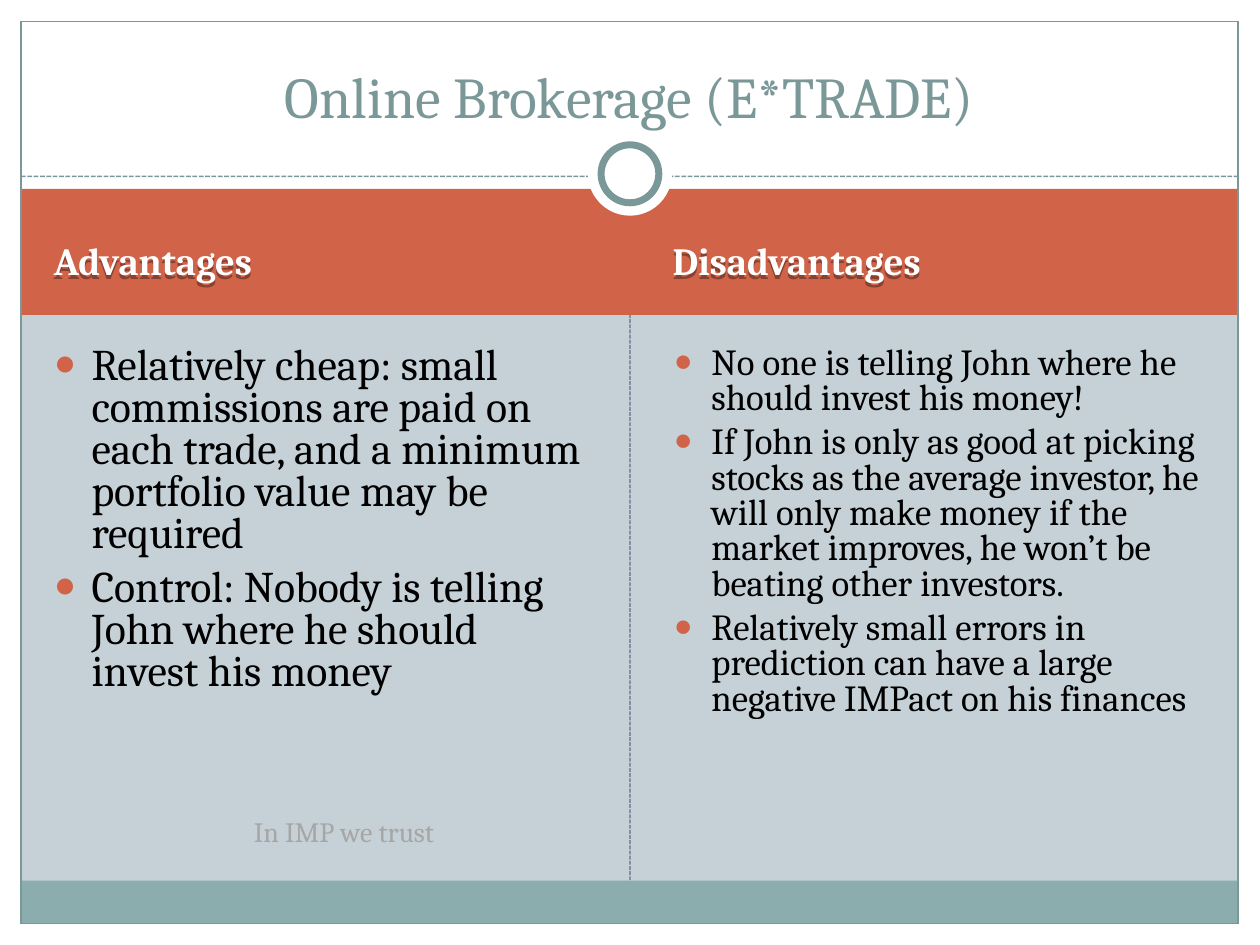
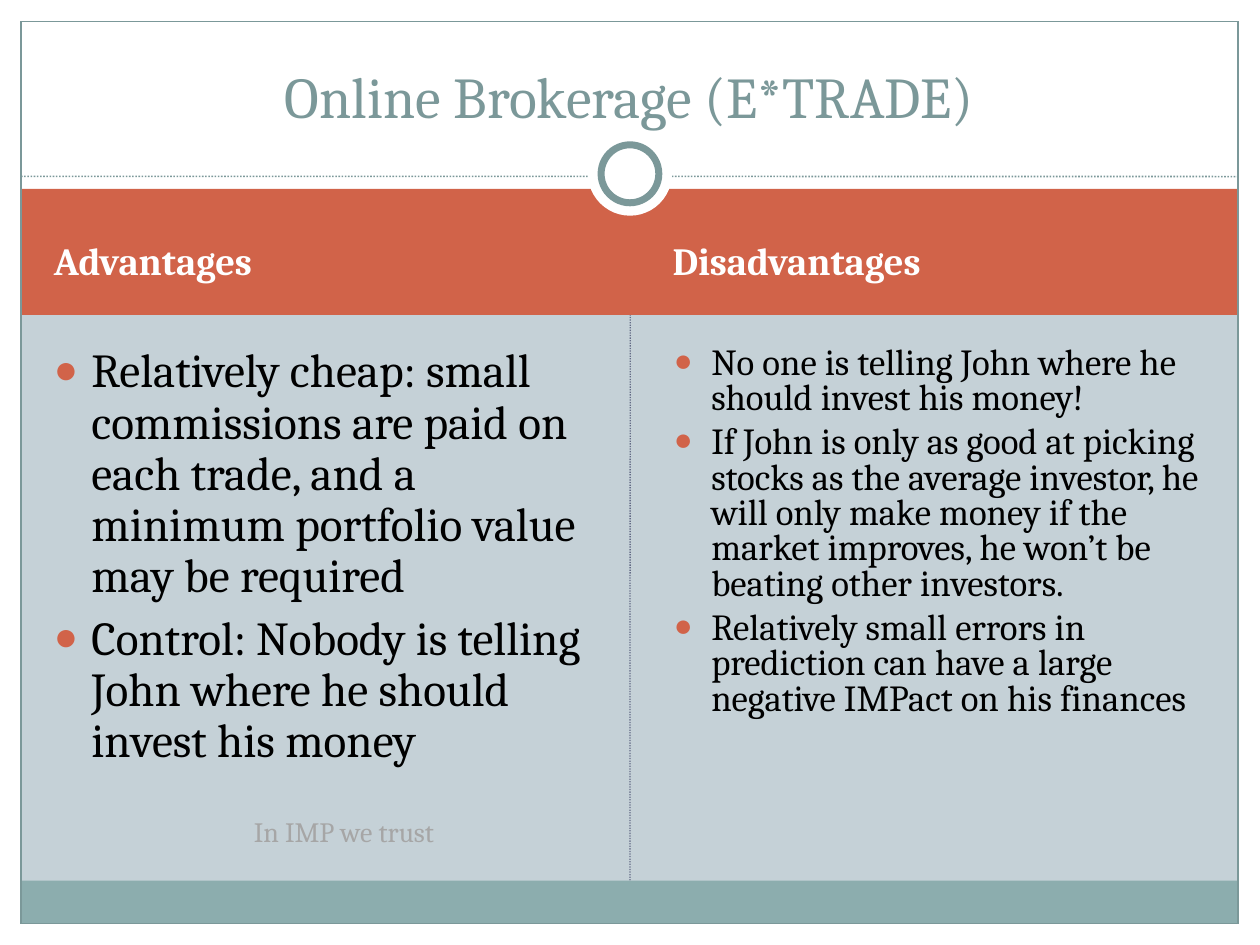
Before and after one commit to ChrisBye/rpi-imp, a slide deck: slide 5 of final presentation/justification and vision.ppt. Drawn at 1260x945 pixels with LibreOffice and Linux fonts; fonts in the diff are those of the drawing. Boxes give left, top, right and bottom in pixels: in the first picture for what was removed or moved away, otherwise in the second. Text is boxed around its words. In the diff, an @@ line names an element or a change of style, - is before the commit and + after.

```diff
--- a/final presentation/justification and vision.ppt
+++ b/final presentation/justification and vision.ppt
@@ text "Relatively cheap: small commissions are ..." at box(91, 354, 581, 767): size 25 to 27 pt; line spacing 0.8 to 0.9 @@
```
Also in this commit, not shown: 1 other slide changed, 2 other files.
